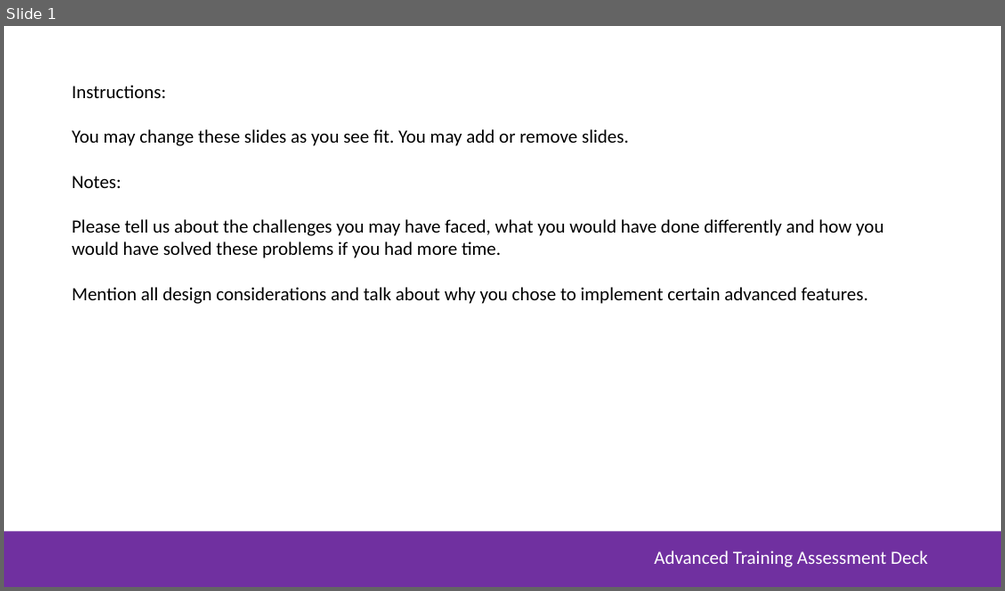
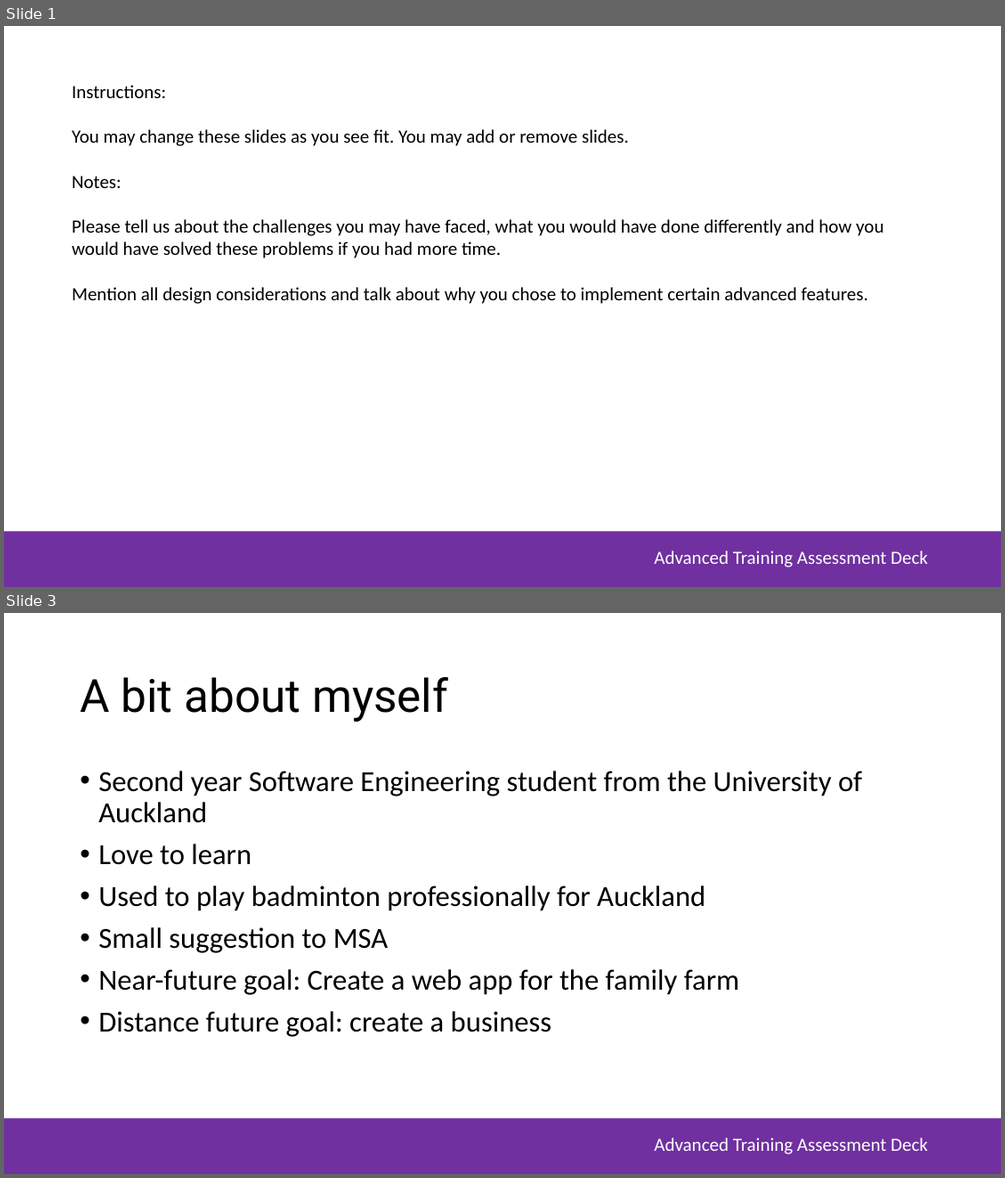
Before and after one commit to joshiefu/MSA_Phase2_WebApp, a slide deck: MSA-Assessment-Deck.pptx. Shown one above the other, each under a label of ours: slide 1 before the commit, slides 1 and 3 after it; the slides between them are not shown. The pictures are 1005x591 and 1005x1178 pixels, drawn with LibreOffice and Linux fonts; fonts in the diff are those of the drawing; background and template pictures are left out. Boxes give left, top, right and bottom in pixels: in the first picture for what was removed or moved away, otherwise in the second. Text is boxed around its words. In the diff, an @@ line names an element or a change of style, - is before the commit and + after.

```diff
--- a/MSA-Assessment-Deck.pptx
+++ b/MSA-Assessment-Deck.pptx
@@ slide 3 added at (x1=4, y1=613, x2=1001, y2=1174), background #FFFFFF; not listed: 2 template elements that a slide beside it also shows @@
@@ title added at (x1=80, y1=677, x2=448, y2=722), 44 pt, text #000000 @@
+A bit about myself
@@ text added at (x1=98, y1=771, x2=862, y2=1037), 28 pt, text #000000 @@
+• Second year Software Engineering student from the University of Auckland
+• Love to learn
+• Used to play badminton professionally for Auckland
+• Small suggestion to MSA
+• Near-future goal: Create a web app for the family farm
+• Distance future goal: create a business
```
Also in this commit, not shown: 6 slides changed, 5 other slides added, 3 slides removed.
